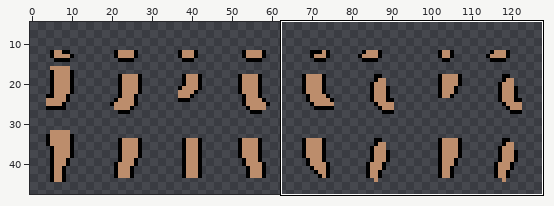
Two states of a sprite sheet, assets/npc/human/legs/legs.png. The first picture is a wide view before the edit; the outline marks the close-up.
Close-up. Earlier state:
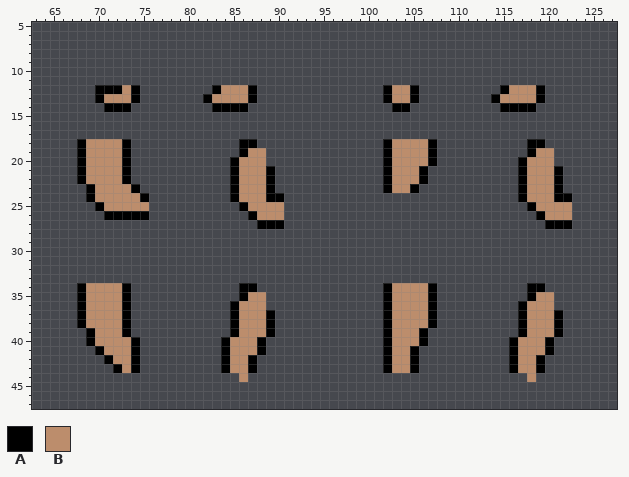
The file is 128x48 pixels. Shown: x 63..127, y 5..47. The wide view leaves out empty margins.
Palette (. is transparent): A #000000  B #bc8d6c
Pixels before (only the part around the change), first column x 63:
 5 .................................................................
 6 .................................................................
 7 .................................................................
 8 .................................................................
 9 .................................................................
10 .................................................................
11 .................................................................
12 .......AAABA........ABBBA..............ABBA.........ABBBA........
13 .......ABBBA.......ABBBBA..............ABBA........ABBBBA........
14 ........AAA.........AAAA................AA..........AAAA.........
15 .................................................................
16 .................................................................
17 .................................................................
18 .....ABBBBA............AA..............ABBBBA..........AA........
19 .....ABBBBA............ABB.............ABBBBA..........ABB.......
20 .....ABBBBA...........ABBB.............ABBBBA.........ABBB.......
21 .....ABBBBA...........ABBBA............ABBBA..........ABBBA......
22 .....ABBBBA...........ABBBA............ABBBA..........ABBBA......
23 ......ABBBBA..........ABBBA............ABBA...........ABBBA......
24 ......ABBBBBA.........ABBBAA..........................ABBBAA.....
25 .......ABBBBB..........ABBBB...........................ABBBB.....
26 ........AAAAA...........ABBB............................ABBB.....
27 .........................AAA.............................AAA.....
28 .................................................................
29 .................................................................
30 .................................................................
31 .................................................................
32 .................................................................
33 .................................................................
34 .....ABBBBA............AA..............ABBBBA..........AA........
35 .....ABBBBA............ABB.............ABBBBA..........ABB.......
36 .....ABBBBA...........ABBB.............ABBBBA.........ABBB.......
37 .....ABBBBA...........ABBBA............ABBBBA.........ABBBA......
38 .....ABBBBA...........ABBBA............ABBBBA.........ABBBA......
39 ......ABBBA...........ABBBA............ABBBA..........ABBBA......
40 ......ABBBBA.........ABBBA.............ABBBA.........ABBBA.......
41 .......ABBBA.........ABBBA.............ABBA..........ABBBA.......
42 ........ABBA.........ABBA..............ABBA..........ABBA........
43 .........ABA.........ABBA..............ABBA..........ABBA........
44 .......................B...............................B.........
45 .................................................................
46 .................................................................
47 .................................................................
And afterwards:
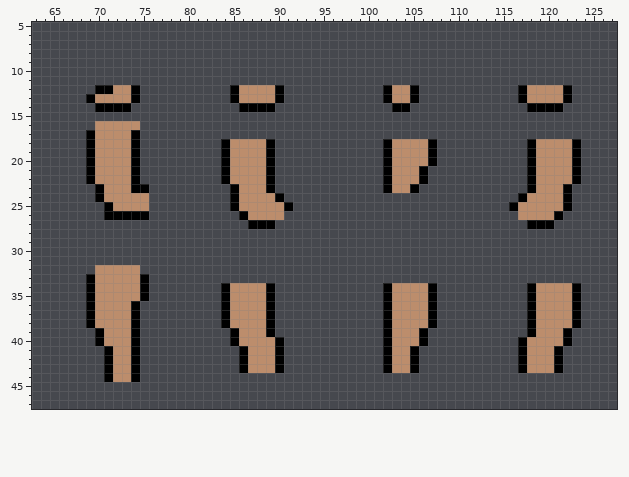
Edits made:
Changed rows in their new state; - is an unchanged pixel.
first column x 68:
12 ----B----------..A-BBBA------------------------..A-BBBA-
13 -AB-----------...A-BBBA-----------------------...A-BBBA-
14 --A------------...-AAA-------------------------...-AAA--
16 --BBBBB-------------------------------------------------
17 -ABBBBA-------------------------------------------------
18 .A---BA---------ABBBBA-----------------------------BBBBA
19 .A---BA---------ABB--A-------------------------------BBA
20 .A---BA---------AB---A---------------------------.A--BBA
21 .A---BA---------AB-------------------------------.A--BBA
22 .A---BA---------AB-------------------------------.A--BBA
23 -.A----A-----------------------------------------.A--BA-
24 -.A----B-------------B-------------------------------B--
25 --.A-------------AB----A------------------------ABB---A-
26 ------------------AB-----------------------------BBB-A.-
27 -------------------A--.---------------------------AA-..-
first column x 68:
32 --BBBBB-------------------------------------------------
33 -ABBBBBA------------------------------------------------
34 .A---BBA--------ABBBBA-----------------------------BBBBA
35 .A---BBA--------ABB--A-------------------------------BBA
36 .A---BA---------AB---A---------------------------.A--BBA
37 .A---BA---------AB-------------------------------.A--BBA
38 .A---BA---------AB-------------------------------.A--BBA
39 -.A--BA------------------------------------------.A--BA-
40 -.A-------------.A--BBA-------------------------.A--BBA-
41 --.A------------..A-BBA-------------------------.A--BA--
42 ----------------..ABBBA-------------------------.A-BBA--
43 ---AB-----------..ABBBA-------------------------.A-BBA--
44 ---ABBA-----------.-------------------------------.-----
Changed places in both close-ups, as pixel boxes (x1, y1, x2, y2):
changed: (77, 85, 149, 211)
changed: (203, 85, 293, 229)
changed: (491, 85, 581, 229)
changed: (77, 265, 149, 382)
changed: (221, 283, 284, 382)
changed: (509, 283, 581, 382)
